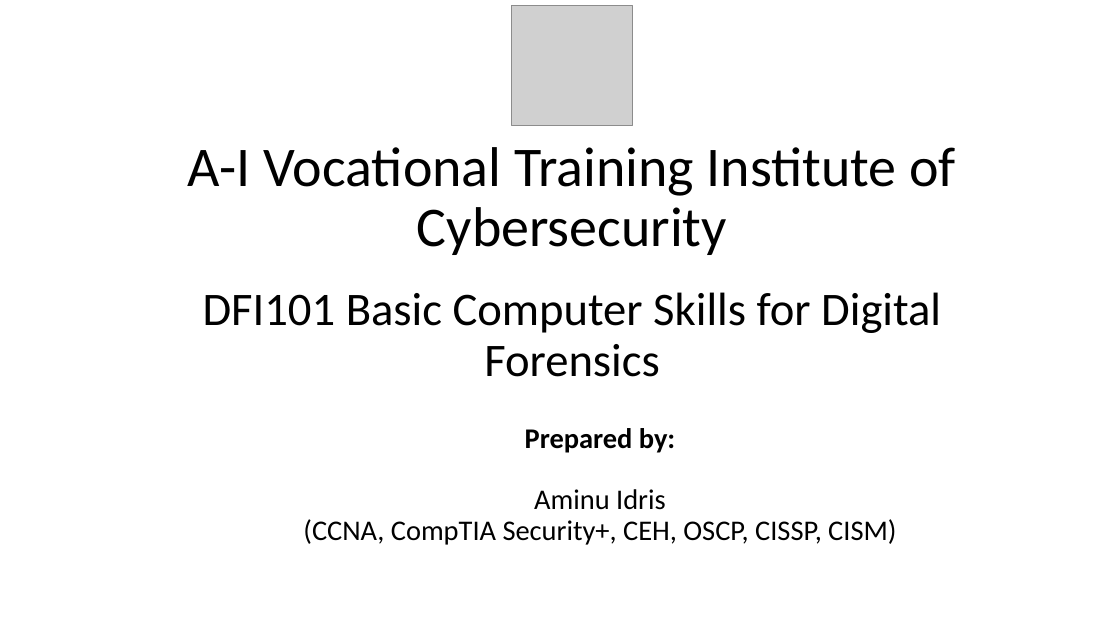
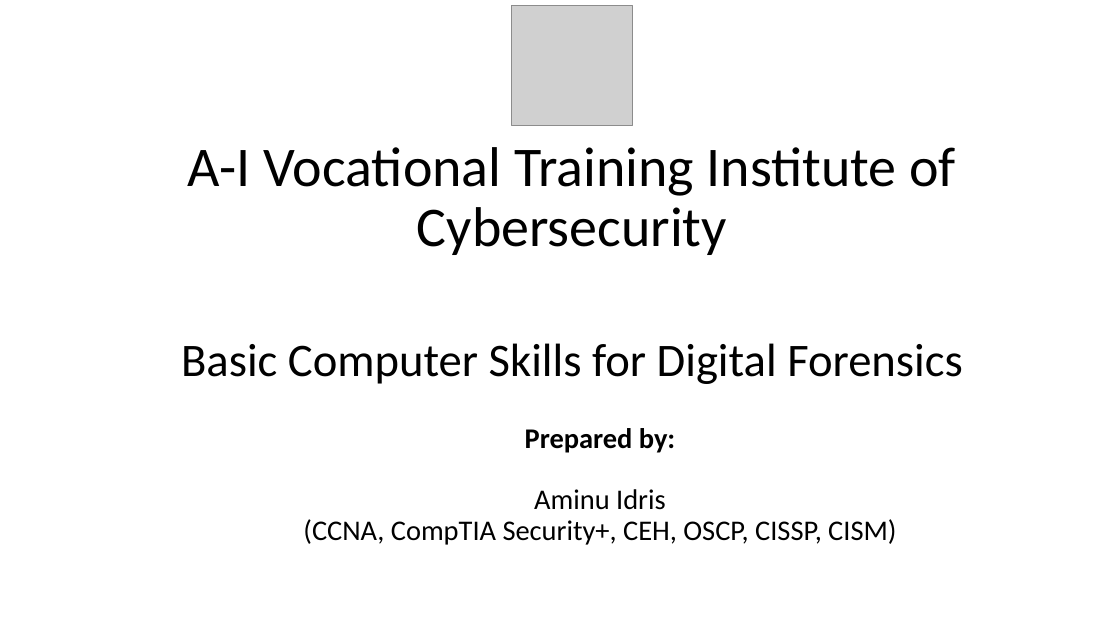
Before and after one commit to Oluwalekegud/Virtual-Digital-Forensics-Intelligence-Laboratory-and-case-studies, a slide deck: slide 1 of Basic_Computer_Skills_for_Forensics/2_Win_command_line_tutorial.pptx. Drawn at 1120x630 pixels with LibreOffice and Linux fonts; fonts in the diff are those of the drawing; grey boxes stand for pictures; background and template pictures are left out. Boxes give left, top, right and bottom in pixels: in the first picture for what was removed or moved away, otherwise in the second. Text is boxed around its words. In the diff, an @@ line names an element or a change of style, - is before the commit and + after.

```diff
--- a/Basic_Computer_Skills_for_Forensics/2_Win_command_line_tutorial.pptx
+++ b/Basic_Computer_Skills_for_Forensics/2_Win_command_line_tutorial.pptx
@@ title at box(181, 343, 962, 384): text changed @@
-DFI101 Basic Computer Skills for Digital Forensics
+Basic Computer Skills for Digital Forensics
```
